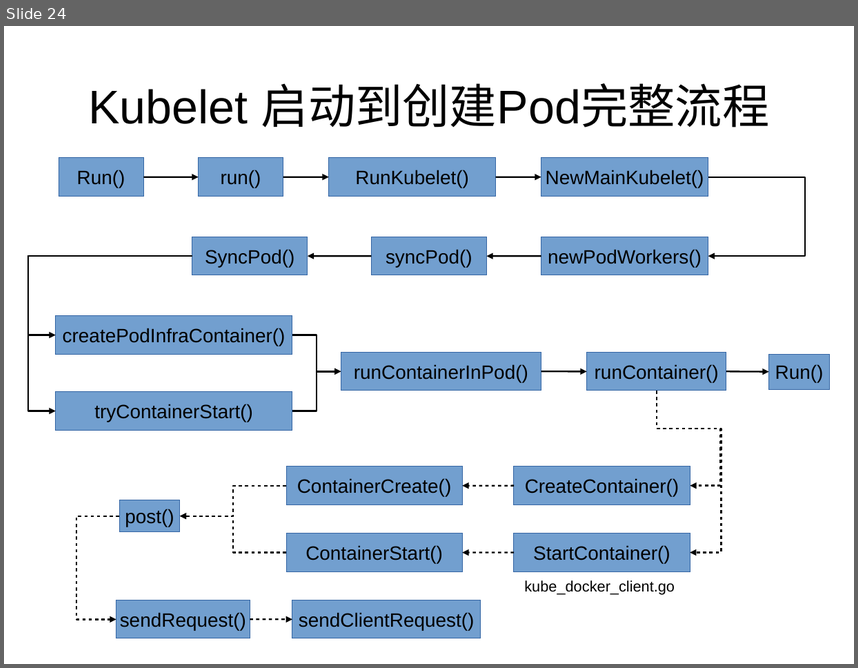
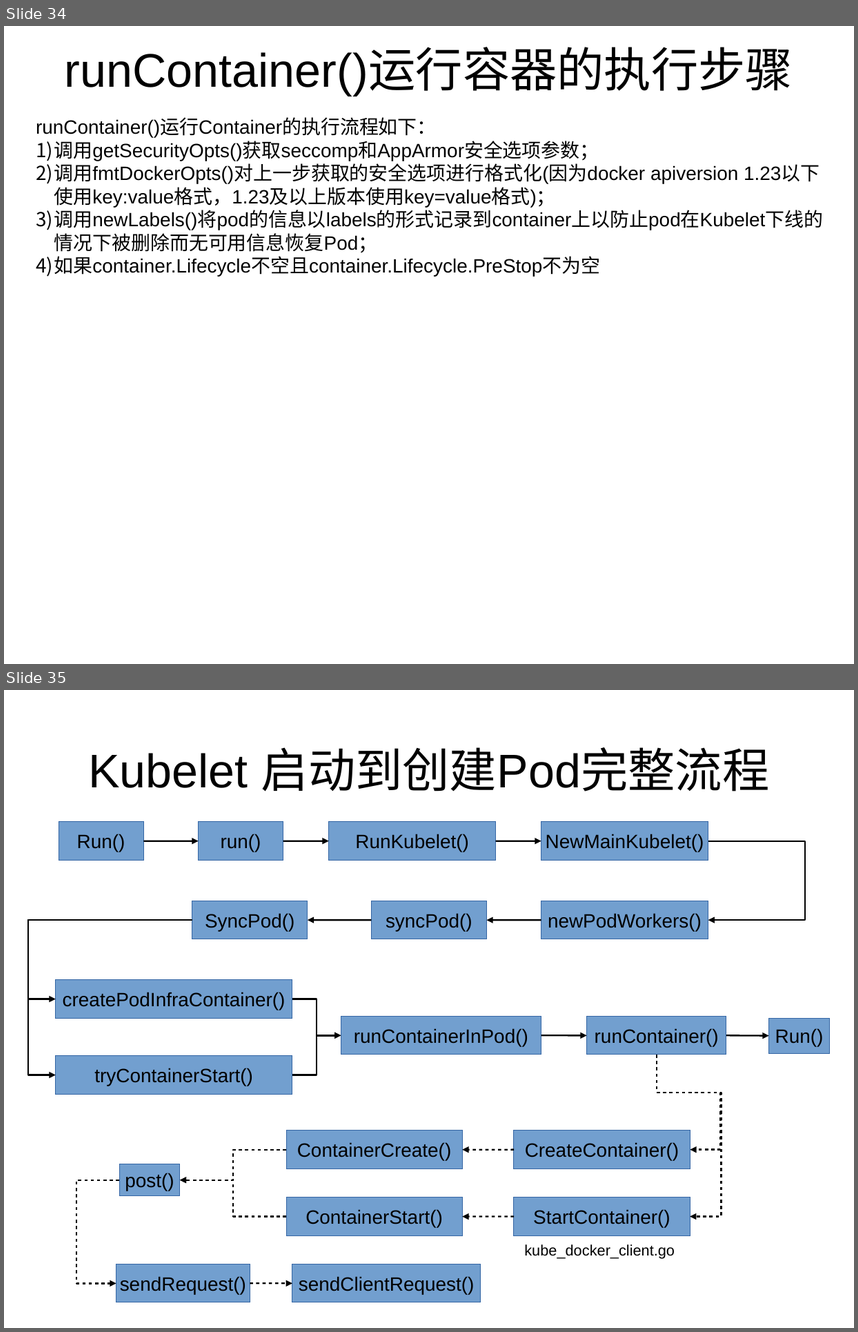
Before and after one commit to loveliuliu/Kubernetes-step-by-step, a slide deck: code_analysis/Kubelet/Kubelet.odp. Shown one above the other, each under a label of ours: slide 24 before the commit, slides 34 and 35 after it. The pictures are 858x668 and 858x1332 pixels, drawn with LibreOffice and Linux fonts; fonts in the diff are those of the drawing. Boxes give left, top, right and bottom in pixels: in the first picture for what was removed or moved away, otherwise in the second. Text is boxed around its words. In the diff, an @@ line names an element or a change of style, - is before the commit and + after.

Commit message:
增加创建Infra容器和业务容器的代码分析

```diff
--- a/code_analysis/Kubelet/Kubelet.odp
+++ b/code_analysis/Kubelet/Kubelet.odp
@@ slide 34 added at <box>4,26,854,664</box>, background #FFFFFF @@
@@ title added at <box>65,49,793,96</box>, 44 pt, text #000000 @@
+runContainer()运行容器的执行步骤
@@ text added at <box>36,118,823,276</box>, 18 pt, text #000000 @@
+runContainer()运行Container的执行流程如下：
+1) 调用getSecurityOpts()获取seccomp和AppArmor安全选项参数；
+2) 调用fmtDockerOpts()对上一步获取的安全选项进行格式化(因为docker apiversion 1.23以下使用key:value格式，1.23及以上版本使用key=value格式)；
+3) 调用newLabels()将pod的信息以labels的形式记录到container上以防止pod在Kubelet下线的情况下被删除而无可用信息恢复Pod；
+4) 如果container.Lifecycle不空且container.Lifecycle.PreStop不为空
@@ what was slide 24 is now slide 35 @@
```
Also in this commit, not shown: 1 slide changed, 10 other slides added, 2 slides removed.
